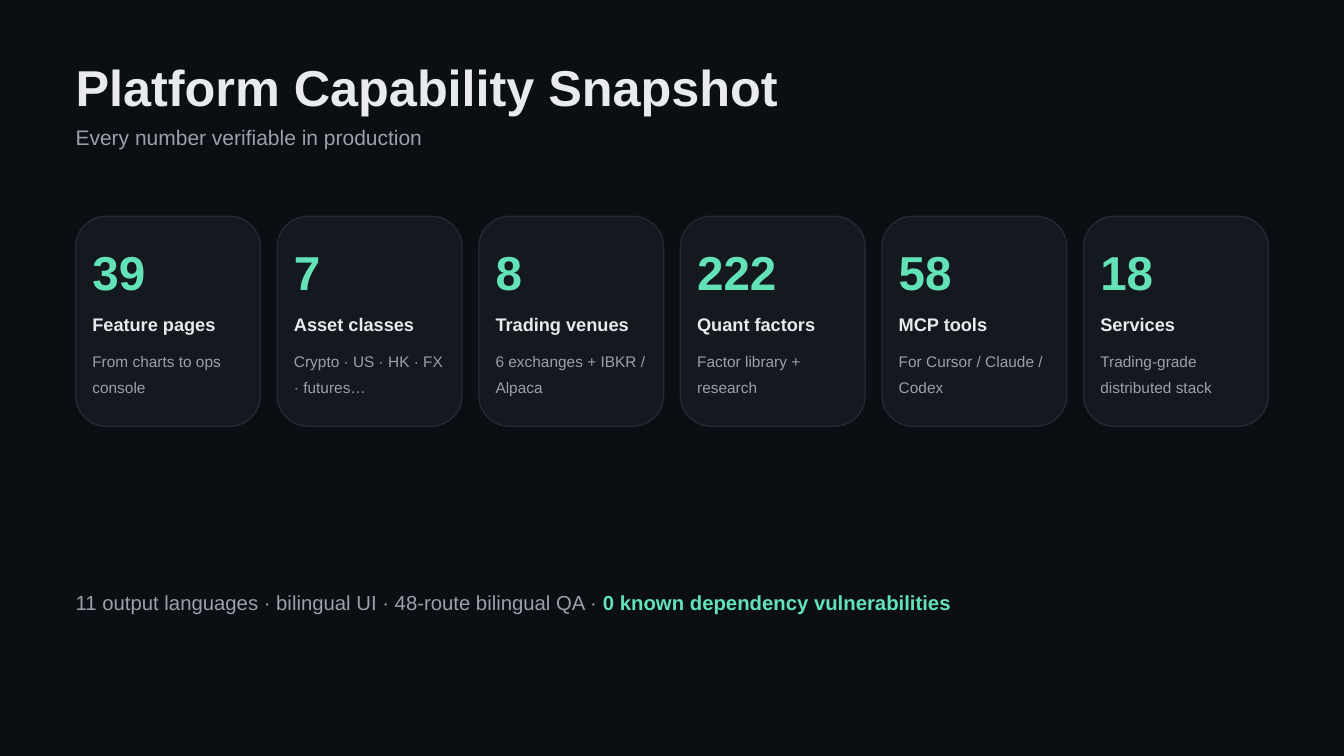
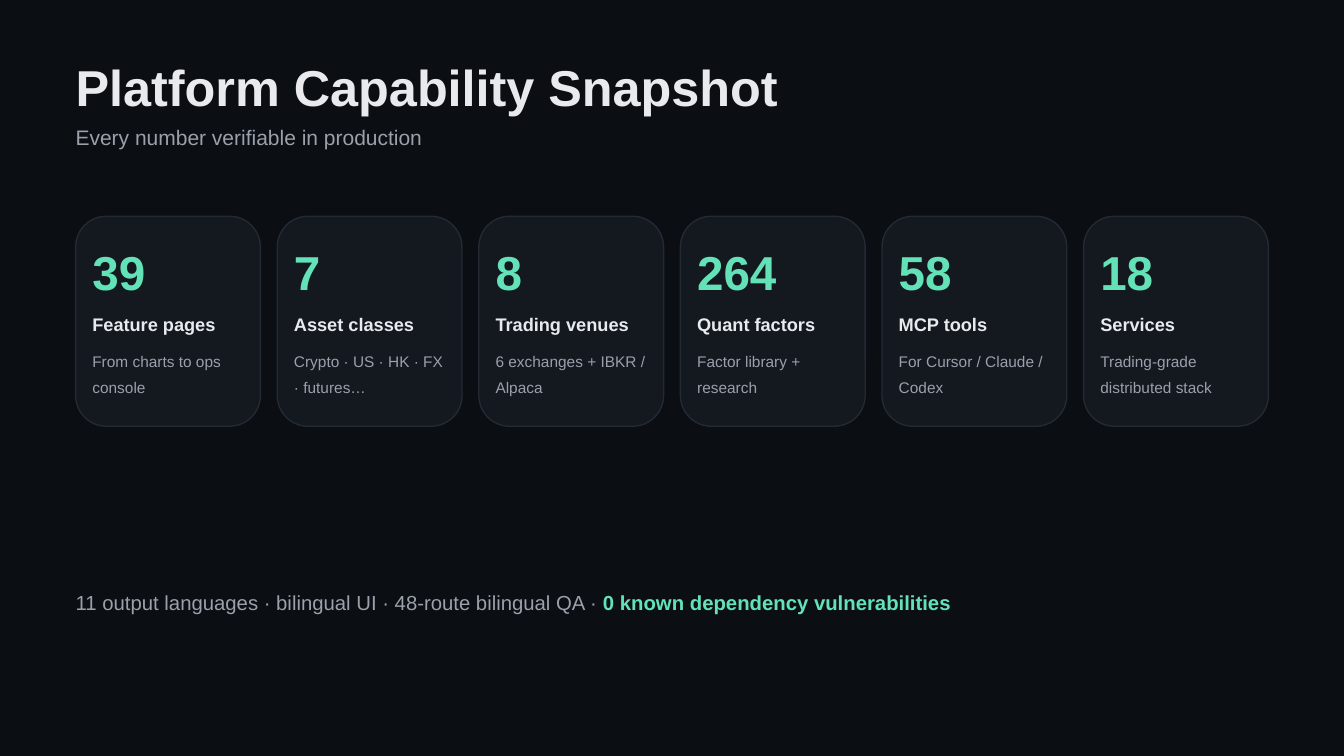
Before and after one commit to guofeng201507/SharkQuantDinger, a slide deck: slide 5 of docs/business/SharkQuant_Pitch_EN.pptx. Drawn at 1344x756 pixels with LibreOffice and Linux fonts; fonts in the diff are those of the drawing. Boxes give left, top, right and bottom in pixels: in the first picture for what was removed or moved away, otherwise in the second. Text is boxed around its words. In the diff, an @@ line names an element or a change of style, - is before the commit and + after.

```diff
--- a/docs/business/SharkQuant_Pitch_EN.pptx
+++ b/docs/business/SharkQuant_Pitch_EN.pptx
@@ text at <box>697,257,776,291</box>: text changed @@
-222
+264
```
Also in this commit, not shown: 1 other slide changed, 5 other files.
